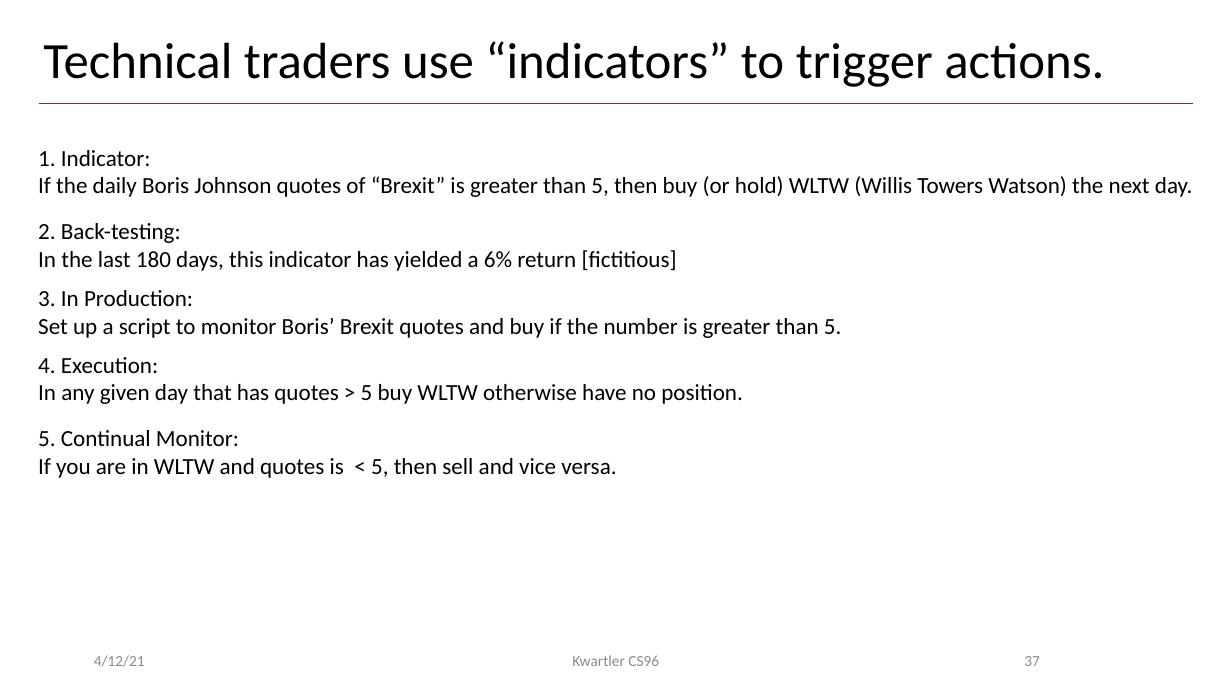
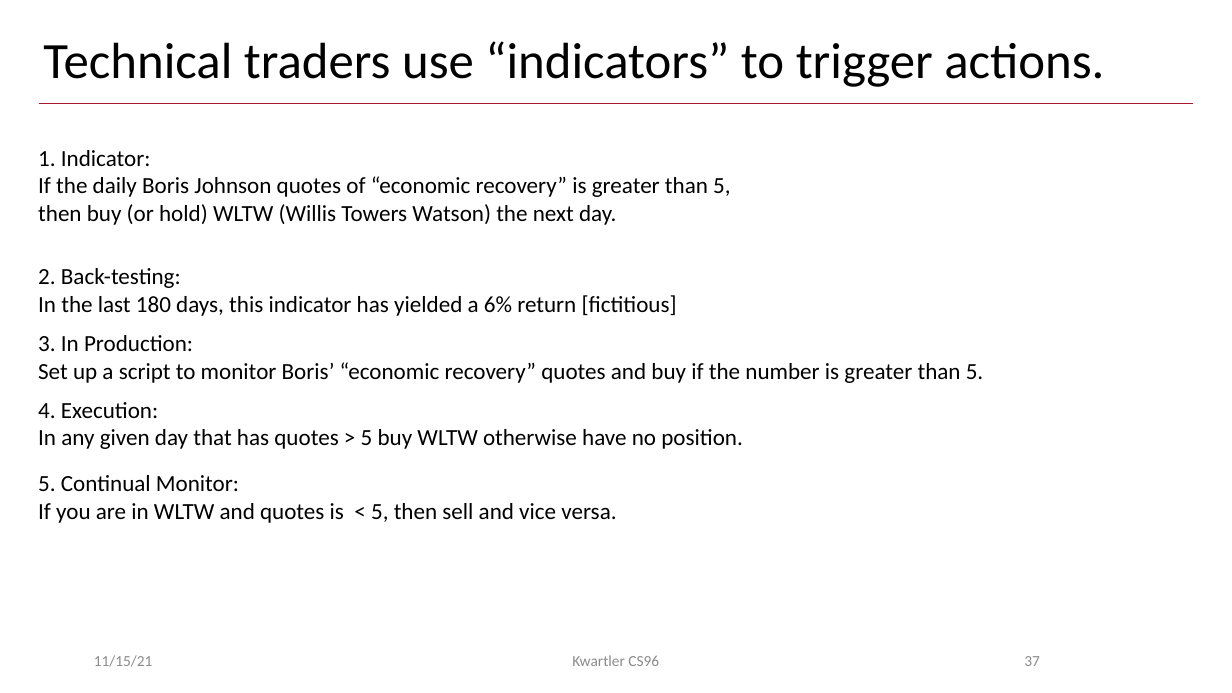
Before and after one commit to kwartler/Harvard_DataMining_Business_Student, a slide deck: slide 37 of Lessons/J_Equities/EquityTrading.pptx. Drawn at 1232x693 pixels with LibreOffice and Linux fonts; fonts in the diff are those of the drawing; background and template pictures are left out. Boxes give left, top, right and bottom in pixels: in the first picture for what was removed or moved away, otherwise in the second. Text is boxed around its words. In the diff, an @@ line names an element or a change of style, - is before the commit and + after.

Commit message:
update pptx

```diff
--- a/Lessons/J_Equities/EquityTrading.pptx
+++ b/Lessons/J_Equities/EquityTrading.pptx
@@ text at box(38, 176, 730, 225): text changed @@
-If the daily Boris Johnson quotes of “Brexit” is greater than 5, then buy (or hold) WLTW (Willis Towers Watson) the next day.
+If the daily Boris Johnson quotes of “economic recovery” is greater than 5,
+then buy (or hold) WLTW (Willis Towers Watson) the next day.
@@ text "3. In Production:": place and size @@
-text "3. In Production:" at box(38, 290, 842, 338)
+text "3. In Production:" at box(38, 335, 984, 383)
@@ text at box(38, 362, 984, 383): text changed @@
-Set up a script to monitor Boris’ Brexit quotes and buy if the number is greater than 5.
+Set up a script to monitor Boris’ “economic recovery” quotes and buy if the number is greater than 5.
@@ 3 texts: place and size @@
-3 texts at box(38, 223, 743, 478)
+3 texts at box(38, 268, 743, 523)
@@ text at box(94, 655, 153, 667): text changed @@
-4/12/21
+11/15/21
```
Also in this commit, not shown: 75 other slides changed, 6 slides added, 3 slides removed, 4 other files.
